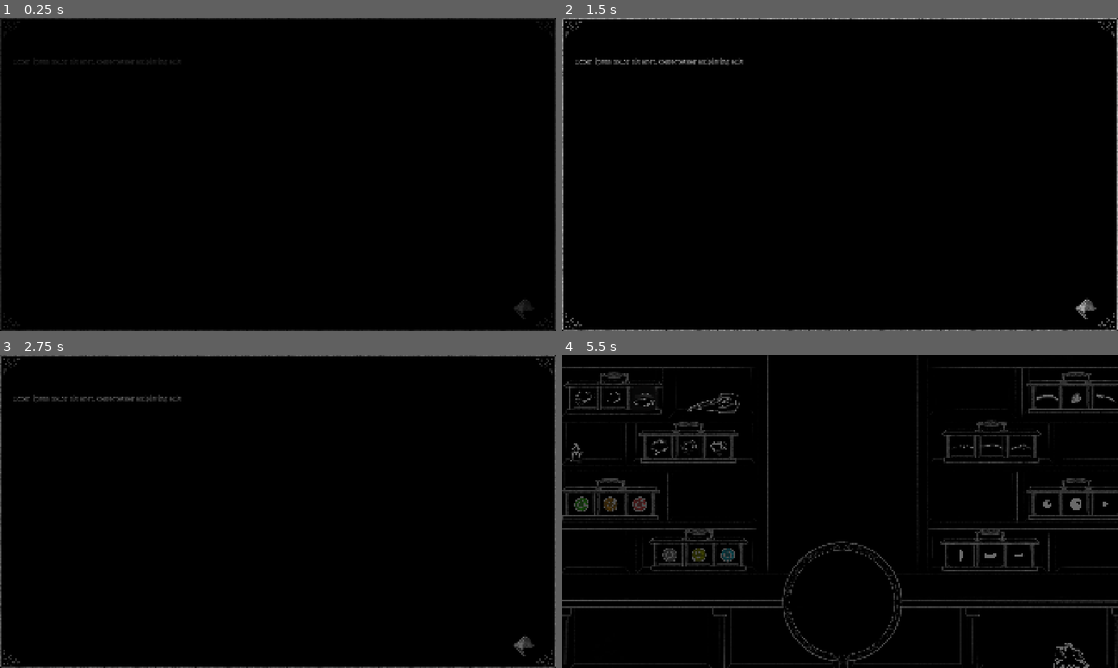
Above: before the commit, frames 1-4 (two rows, left to right).
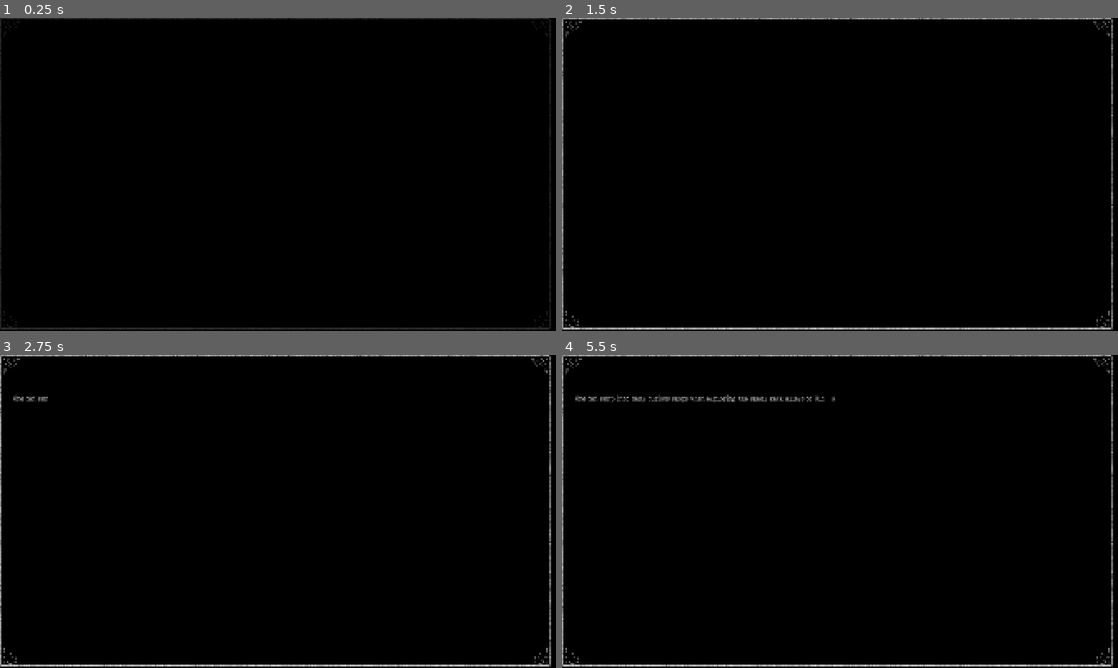
Above: after the commit, the same moments.

Repository: MarkusSecundus/Gamestudies-Experiment
Game: Godot game, scene res://scenes/IntroText.tscn
The game is run twice, just before and just after one commit, with the same random seed, the same clock (stepped at 60 frames per second) and the same inputs. This scene is started directly instead of the project's main scene. Sound files missing from this copy of the repository are replaced by a short silence.
Inputs (mouse positions are in pixels of both pictures, inside the frame that each line leads up to):
- Up to frame 1 (0.25 s): no input
- Up to frame 2 (1.5 s): move the mouse to (962, 158) at 0.52 s; click (962, 158) at 0.67 s; tap Enter at 1.25 s; drag from (728, 190) to (812, 237) at 1.27 s
- Up to frame 3 (2.75 s): tap Space (SkipDialog) at 2 s; move the mouse to (333, 442) at 2.02 s; click (333, 442) at 2.17 s
- Up to frame 4 (5.5 s): tap Enter at 2.75, 4.25 s; drag from (812, 574) to (673, 464) at 2.77 s; tap Space (SkipDialog) at 3.5, 5 s; move the mouse to (1006, 558) at 3.52 s; click (1006, 558) at 3.67 s; drag from (673, 464) to (756, 433) at 4.27 s; move the mouse to (867, 511) at 5.02 s; click (867, 511) at 5.17 s

The runs differ from the first frame. In frame 1, 1.5% of the frame differs, in the area x 0-100%, y 0-100%; in frame 2, 2.3%; in frame 3, 3.0%; in frame 4, 11%.

Commit message:
intro dialog WIP

Diff:
--- a/scenes/FirstScreen.tscn
+++ b/scenes/FirstScreen.tscn
@@ -104,13 +104,16 @@
 default_font_size = 30
 
 [sub_resource type="RectangleShape2D" id="RectangleShape2D_javl5"]
-size = Vector2(3762, 664)
+size = Vector2(30941, 12097)
 
 [sub_resource type="RectangleShape2D" id="RectangleShape2D_taho5"]
-size = Vector2(3762, 4656)
+size = Vector2(3762, 24736)
+
+[sub_resource type="RectangleShape2D" id="RectangleShape2D_i36mk"]
+size = Vector2(33640.996, 9770.281)
 
 [sub_resource type="RectangleShape2D" id="RectangleShape2D_q56tx"]
-size = Vector2(956, 3888)
+size = Vector2(24790.998, 10019.641)
 
 [sub_resource type="RectangleShape2D" id="RectangleShape2D_ceh8e"]
 size = Vector2(261, 33.333336)
@@ -148,7 +151,7 @@
 
 [node name="Eyes1" type="RigidBody2D" parent="EyeHolders"]
 position = Vector2(671, 774)
-gravity_scale = 3.0
+mass = 20.0
 freeze_mode = 1
 script = ExtResource("1_pcypa")
 
@@ -350,7 +353,7 @@
 
 [node name="Eyes2" type="RigidBody2D" parent="EyeHolders"]
 position = Vector2(1438, 774)
-gravity_scale = 3.0
+mass = 20.0
 freeze_mode = 1
 script = ExtResource("1_pcypa")
 
@@ -553,7 +556,7 @@
 [node name="Eyes3" type="RigidBody2D" parent="EyeHolders"]
 position = Vector2(381.00006, 734.00006)
 rotation = -0.7853982
-gravity_scale = 3.0
+mass = 20.0
 freeze_mode = 1
 script = ExtResource("1_pcypa")
 
@@ -755,7 +758,7 @@
 
 [node name="Eyes4" type="RigidBody2D" parent="EyeHolders"]
 position = Vector2(777, 537)
-gravity_scale = 3.0
+mass = 20.0
 freeze_mode = 1
 script = ExtResource("1_pcypa")
 
@@ -957,7 +960,7 @@
 
 [node name="Eyes5" type="RigidBody2D" parent="EyeHolders"]
 position = Vector2(1723, 467)
-gravity_scale = 3.0
+mass = 20.0
 freeze_mode = 1
 script = ExtResource("1_pcypa")
 
@@ -1159,7 +1162,7 @@
 
 [node name="Eyes6" type="RigidBody2D" parent="EyeHolders"]
 position = Vector2(1708, 959)
-gravity_scale = 3.0
+mass = 20.0
 freeze_mode = 1
 script = ExtResource("1_pcypa")
 
@@ -1361,7 +1364,7 @@
 
 [node name="Eyes7" type="RigidBody2D" parent="EyeHolders"]
 position = Vector2(1293, 959)
-gravity_scale = 3.0
+mass = 20.0
 freeze_mode = 1
 script = ExtResource("1_pcypa")
 
@@ -1563,7 +1566,7 @@
 
 [node name="Eyes8" type="RigidBody2D" parent="EyeHolders"]
 position = Vector2(1018, 681)
-gravity_scale = 3.0
+mass = 20.0
 freeze_mode = 1
 script = ExtResource("1_pcypa")
 
@@ -1765,7 +1768,7 @@
 
 [node name="Eyes9" type="RigidBody2D" parent="EyeHolders"]
 position = Vector2(669, 955)
-gravity_scale = 3.0
+mass = 20.0
 freeze_mode = 1
 script = ExtResource("1_pcypa")
 
@@ -1967,7 +1970,7 @@
 
 [node name="Eyes10" type="RigidBody2D" parent="EyeHolders"]
 position = Vector2(253, 970)
-gravity_scale = 3.0
+mass = 20.0
 freeze_mode = 1
 script = ExtResource("1_pcypa")
 
@@ -2169,7 +2172,7 @@
 
 [node name="Eyes11" type="RigidBody2D" parent="EyeHolders"]
 position = Vector2(243, 537)
-gravity_scale = 3.0
+mass = 20.0
 freeze_mode = 1
 script = ExtResource("1_pcypa")
 
@@ -2380,7 +2383,7 @@
 [node name="Eyes12" type="RigidBody2D" parent="EyeHolders"]
 position = Vector2(1687, 681)
 rotation = 0.5235988
-gravity_scale = 3.0
+mass = 20.0
 freeze_mode = 1
 script = ExtResource("1_pcypa")
 
@@ -2582,7 +2585,7 @@
 
 [node name="Eyes13" type="RigidBody2D" parent="EyeHolders"]
 position = Vector2(1348, 559)
-gravity_scale = 3.0
+mass = 20.0
 freeze_mode = 1
 script = ExtResource("1_pcypa")
 
@@ -3642,20 +3645,20 @@
 position = Vector2(974, 1080)
 
 [node name="CollisionShape2D" type="CollisionShape2D" parent="Environment/WorldBounds"]
-position = Vector2(30, 322)
+position = Vector2(50.5, 6038.5)
 shape = SubResource("RectangleShape2D_javl5")
 
 [node name="CollisionShape2D4" type="CollisionShape2D" parent="Environment/WorldBounds"]
-position = Vector2(30, -6350)
+position = Vector2(30, -16390)
 shape = SubResource("RectangleShape2D_taho5")
 
 [node name="CollisionShape2D2" type="CollisionShape2D" parent="Environment/WorldBounds"]
-position = Vector2(1419, -5418)
+position = Vector2(17761.498, -14594.359)
 scale = Vector2(1, 3.1200004)
-shape = SubResource("RectangleShape2D_q56tx")
+shape = SubResource("RectangleShape2D_i36mk")
 
 [node name="CollisionShape2D3" type="CollisionShape2D" parent="Environment/WorldBounds"]
-position = Vector2(-1431, -5418)
+position = Vector2(-13348.499, -14983.359)
 scale = Vector2(1, 3.1200004)
 shape = SubResource("RectangleShape2D_q56tx")
 
--- a/scenes/IntroText.tscn
+++ b/scenes/IntroText.tscn
@@ -7,14 +7,13 @@
 [ext_resource type="Script" uid="uid://drunnu1gxn230" path="res://scripts/dialog_system/DialogCoroutine.gd" id="3_gutn5"]
 [ext_resource type="Script" uid="uid://ubonts5hn7fi" path="res://scripts/dialog_custom_actions/DialogAction_Fader.gd" id="4_1tgrv"]
 [ext_resource type="AudioStream" uid="uid://bngdb6kvcpvgj" path="res://art/sounds/typing3.wav" id="4_5g2oq"]
-[ext_resource type="Script" uid="uid://dvjl0mt85krp1" path="res://scripts/dialog_system/simple_actions/DialogWaitForKeypress.gd" id="5_7b115"]
 [ext_resource type="AudioStream" uid="uid://b1oa0aixjoxwx" path="res://art/sounds/typing4.wav" id="5_kd8v4"]
 [ext_resource type="AudioStream" uid="uid://ka8006boe45u" path="res://art/sounds/typing5.wav" id="6_kh5rm"]
 [ext_resource type="FontFile" uid="uid://bkxx1ukjneiqi" path="res://art/fonts/veteran typewriter.ttf" id="7_4vcsn"]
-[ext_resource type="Script" uid="uid://dfavgujxe6882" path="res://scripts/dialog_system/simple_actions/DialogActionTransitionScene.gd" id="8_aq5dq"]
 [ext_resource type="Texture2D" uid="uid://3nt84bbdeiat" path="res://art/shop/text_bubble.png" id="8_mff2p"]
-[ext_resource type="PackedScene" uid="uid://dfb3nyvrfv6a7" path="res://scenes/MainScene.tscn" id="9_5g2oq"]
 [ext_resource type="Texture2D" uid="uid://crey10du5l7ha" path="res://art/customers/custom-questionmark-dot.png" id="9_aq5dq"]
+[ext_resource type="Script" uid="uid://b1igdcx7pq657" path="res://scripts/dialog_system/DialogCall.gd" id="13_4en75"]
+[ext_resource type="Script" uid="uid://24o8mm5k8wt3" path="res://scripts/dialog_system/DialogMessage.gd" id="16_5g2oq"]
 
 [sub_resource type="Gradient" id="Gradient_f0hic"]
 offsets = PackedFloat32Array(0)
@@ -26,6 +25,68 @@
 [sub_resource type="Theme" id="Theme_plw00"]
 default_font = ExtResource("7_4vcsn")
 default_font_size = 22
+
+[sub_resource type="Animation" id="Animation_aq5dq"]
+resource_name = "dot_jumping"
+length = 2.0
+loop_mode = 1
+tracks/0/type = "value"
+tracks/0/imported = false
+tracks/0/enabled = false
+tracks/0/path = NodePath(".:self_modulate")
+tracks/0/interp = 2
+tracks/0/loop_wrap = true
+tracks/0/keys = {
+"times": PackedFloat32Array(-0.033333335, 1.2),
+"transitions": PackedFloat32Array(1, 1),
+"update": 0,
+"values": [Color(1, 1, 1, 1), Color(1, 1, 1, 0.61960787)]
+}
+tracks/1/type = "value"
+tracks/1/imported = false
+tracks/1/enabled = true
+tracks/1/path = NodePath(".:offset")
+tracks/1/interp = 2
+tracks/1/loop_wrap = true
+tracks/1/keys = {
+"times": PackedFloat32Array(0, 1.2),
+"transitions": PackedFloat32Array(1, 1),
+"update": 0,
+"values": [Vector2(0, 0), Vector2(0, -30)]
+}
+
+[sub_resource type="Animation" id="Animation_5g2oq"]
+length = 0.001
+tracks/0/type = "value"
+tracks/0/imported = false
+tracks/0/enabled = true
+tracks/0/path = NodePath(".:modulate")
+tracks/0/interp = 1
+tracks/0/loop_wrap = true
+tracks/0/keys = {
+"times": PackedFloat32Array(0),
+"transitions": PackedFloat32Array(1),
+"update": 0,
+"values": [Color(1, 1, 1, 1)]
+}
+tracks/1/type = "value"
+tracks/1/imported = false
+tracks/1/enabled = true
+tracks/1/path = NodePath(".:offset")
+tracks/1/interp = 1
+tracks/1/loop_wrap = true
+tracks/1/keys = {
+"times": PackedFloat32Array(0),
+"transitions": PackedFloat32Array(1),
+"update": 0,
+"values": [Vector2(0, -21.678314)]
+}
+
+[sub_resource type="AnimationLibrary" id="AnimationLibrary_5g2oq"]
+_data = {
+&"RESET": SubResource("Animation_5g2oq"),
+&"dot_jumping": SubResource("Animation_aq5dq")
+}
 
 [node name="IntroText" type="Control"]
 layout_mode = 3
@@ -40,32 +101,25 @@
 anchors_preset = -1
 anchor_right = 1.0090001
 anchor_bottom = 1.0
-offset_right = 0.631958
+offset_left = -12468.0
+offset_top = -8924.0
+offset_right = 9818.72
+offset_bottom = 9797.0
 mouse_filter = 2
 texture = SubResource("GradientTexture1D_lg00b")
 expand_mode = 1
 
-[node name="TextBubble" type="Control" parent="."]
-z_index = 1
-anchors_preset = 0
-offset_top = -4.0
-offset_right = 1938.0
-offset_bottom = 1080.0
-script = ExtResource("1_fin6i")
-sounds_per_char = Array[AudioStream]([ExtResource("2_4en75"), ExtResource("3_aq5dq"), ExtResource("4_5g2oq"), ExtResource("5_kd8v4"), ExtResource("6_kh5rm")])
-
-[node name="Control" type="Control" parent="TextBubble"]
-z_index = -1
+[node name="FancyFrame" type="Control" parent="."]
 layout_mode = 1
 anchors_preset = 15
 anchor_right = 1.0
 anchor_bottom = 1.0
-offset_top = 4.0
 offset_right = -18.0
+offset_bottom = -4.0
 grow_horizontal = 2
 grow_vertical = 2
 
-[node name="Frame" type="NinePatchRect" parent="TextBubble/Control"]
+[node name="Frame" type="NinePatchRect" parent="FancyFrame"]
 layout_mode = 1
 anchors_preset = -1
 anchor_right = 1.667
@@ -80,6 +134,16 @@
 axis_stretch_horizontal = 1
 axis_stretch_vertical = 1
 
+[node name="TextBubble" type="Control" parent="."]
+z_index = 1
+anchors_preset = 0
+offset_top = -4.0
+offset_right = 1938.0
+offset_bottom = 1080.0
+script = ExtResource("1_fin6i")
+sounds_per_char = Array[AudioStream]([ExtResource("2_4en75"), ExtResource("3_aq5dq"), ExtResource("4_5g2oq"), ExtResource("5_kd8v4"), ExtResource("6_kh5rm")])
+_dot_fade_duration = 0.1
+
 [node name="Label" type="RichTextLabel" parent="TextBubble"]
 self_modulate = Color(0.75987595, 0.75987595, 0.75987595, 1)
 z_index = 10
@@ -89,24 +153,33 @@
 anchor_right = 1.0
 offset_left = 47.0
 offset_top = 142.0
-offset_right = -42.0
-offset_bottom = 1059.0
+offset_right = -49.0
+offset_bottom = 948.0
 grow_horizontal = 2
 theme = SubResource("Theme_plw00")
-text = "Lorem ipsum dolor sit amet. Consectetuer adipiscing elit"
 fit_content = true
 visible_characters_behavior = 3
 
-[node name="Dot" type="Sprite2D" parent="TextBubble"]
+[node name="AnimationPlayer" type="AnimationPlayer" parent="TextBubble"]
+root_node = NodePath("../PrintFinishedMarker")
+libraries = {
+&"": SubResource("AnimationLibrary_5g2oq")
+}
+autoplay = "dot_jumping"
+
+[node name="PrintFinishedMarker" type="Sprite2D" parent="TextBubble"]
+visible = false
 position = Vector2(1812, 1008)
 scale = Vector2(0.27338126, 0.2733813)
 texture = ExtResource("9_aq5dq")
+offset = Vector2(0, -21.678314)
 region_enabled = true
 region_rect = Rect2(1793, 1419, 314, 278)
 
-[node name="DialogSystem" type="Node" parent="."]
+[node name="DialogSystem" type="Node" parent="." node_paths=PackedStringArray("default_text_box")]
 script = ExtResource("2_42d8r")
 run_on_start = true
+default_text_box = NodePath("../TextBubble")
 
 [node name="Fn_Main" type="Node" parent="DialogSystem"]
 script = ExtResource("3_gutn5")
@@ -118,20 +191,21 @@
 ease = 1
 transition = 4
 
-[node name="WaitForKeyPress" type="Node" parent="DialogSystem/Fn_Main"]
-script = ExtResource("5_7b115")
-keys = Array[StringName]([&"Space"])
-
-[node name="FadeIn" type="Node" parent="DialogSystem/Fn_Main"]
-script = ExtResource("4_1tgrv")
-end_alpha = 1.0
-duration_seconds = 3.0
-ease = 1
-transition = 4
-
-[node name="Transition" type="Node" parent="DialogSystem/Fn_Main"]
-script = ExtResource("8_aq5dq")
-destination = ExtResource("9_5g2oq")
+[node name="Call" type="Node" parent="DialogSystem/Fn_Main" node_paths=PackedStringArray("callee")]
+script = ExtResource("13_4en75")
+callee = NodePath("../../Fn_Text")
 
 [node name="Fn_Text" type="Node" parent="DialogSystem"]
 script = ExtResource("3_gutn5")
+
+[node name="Text" type="Node" parent="DialogSystem/Fn_Text"]
+script = ExtResource("16_5g2oq")
+text = "One can bump into many curious shops when exploring the shady back alleys of Old   1"
+
+[node name="Text2" type="Node" parent="DialogSystem/Fn_Text"]
+script = ExtResource("16_5g2oq")
+text = "One can bump into many curious shops when exploring the shady back alleys of Old   2"
+
+[node name="Text3" type="Node" parent="DialogSystem/Fn_Text"]
+script = ExtResource("16_5g2oq")
+text = "One can bump into many curious shops when exploring the shady back alleys of Old   3"
--- a/scripts/dialog_system/PrettyTextBox.gd
+++ b/scripts/dialog_system/PrettyTextBox.gd
@@ -16,7 +16,6 @@
 @export var _fade_out_duration : float = 1.0
 @export var _print_while_fading_in : bool = false
 
-@export var _dot_fade_duration : float = 0.2
 
 var _is_faded_out: bool:
 	get: return (not self.visible) or (self.modulate.a == 0)
@@ -56,6 +55,7 @@
 	if is_printing_in_progress():
 		ErrorUtils.report_error("Printing new text while printing process is still running (old: '{0}', new: '{1}')".format([_lbl.text, text]))
 		finish_printing_immediately()
+	do_fade_the_finish_marker(0.0)
 	if start_character_count > 0:
 		while _lbl.visible_ratio >= 1.0:
 			#print("ratio is %f"%_lbl.visible_ratio)
@@ -79,6 +79,7 @@
 			SoundManager.PlaySound(sounds_per_char.pick_random(), randf_range(sound_pitch_range.x, sound_pitch_range.y))
 	, start_character_count, total_chars, (total_chars-start_character_count) * seconds_per_char)
 	await _tw.finished
+	do_fade_the_finish_marker(1.0)
 	_tw = null
 	if _on_finished: _on_finished.call()
 	on_printing_finished.emit()
@@ -109,3 +110,12 @@
 	_tw.tween_property(self, "modulate", target_modulate, _fade_out_duration)
 	await _tw.finished
 	self._tw = null
+
+
+@onready var _finish_marker_tween := EffectsUtils.TweenWrapper.new(self)
+@export var _dot_fade_duration : float = 0.2
+@onready var _finish_marker : CanvasItem = self.get_node_or_null("PrintFinishedMarker")
+func do_fade_the_finish_marker(alpha: float)->void:
+	if not _finish_marker: return
+	print("FADING THE DOT: %f"%alpha)
+	_finish_marker_tween.do_fade(_finish_marker, alpha, _dot_fade_duration)
--- a/scripts/util/EffectsUtils.gd
+++ b/scripts/util/EffectsUtils.gd
@@ -14,17 +14,24 @@
 
 	func do_property(object: Object, property: NodePath, final_var: Variant, duration: float)->Tween:
 		if _tween and _tween.is_running():
-			_tween.stop()
+			_tween.kill()
 		_tween = _tree.create_tween()
 		_tween.tween_property(object, property, final_var, duration)
 		return _tween
 
-static func do_fade(this: CanvasItem, end_alpha: float, duration_seconds: float, start_alpha: float = -1, hide_when_alpha_is_0 : bool = true)->PropertyTweener:
-	var tw := this.create_tween()
+	func do_fade(this: CanvasItem, end_alpha: float, duration_seconds: float, start_alpha: float = -1, hide_when_alpha_is_0 : bool = true)->PropertyTweener:
+		if _tween and _tween.is_running():
+			_tween.kill()
+		_tween = this.create_tween()
+		return EffectsUtils.do_fade_with_tween(_tween, this, end_alpha, duration_seconds, start_alpha, hide_when_alpha_is_0)
+
+static func do_fade_with_tween(tw: Tween, this: CanvasItem, end_alpha: float, duration_seconds: float, start_alpha: float = -1, hide_when_alpha_is_0 : bool = true)->PropertyTweener:
 	var end_color := this.modulate
 	end_color.a = end_alpha
 	if start_alpha >= 0.0:
 		this.modulate.a = start_alpha
+	elif not this.visible:
+		this.modulate.a = 0.0
 	this.visible = true
 	var tweener = tw.tween_property(this, "modulate", end_color, duration_seconds)
 	if (end_alpha <= 0.0) and hide_when_alpha_is_0:
@@ -32,3 +39,7 @@
 			this.visible = false
 		)
 	return tweener
+
+
+static func do_fade(this: CanvasItem, end_alpha: float, duration_seconds: float, start_alpha: float = -1, hide_when_alpha_is_0 : bool = true)->PropertyTweener:
+	return do_fade_with_tween(this.create_tween(), this, end_alpha, duration_seconds, start_alpha, hide_when_alpha_is_0)
Not shown: 1 places in scenes/FirstScreen.tscn that only renumber resources
Not shown: 1 places in scenes/IntroText.tscn that only renumber resources
